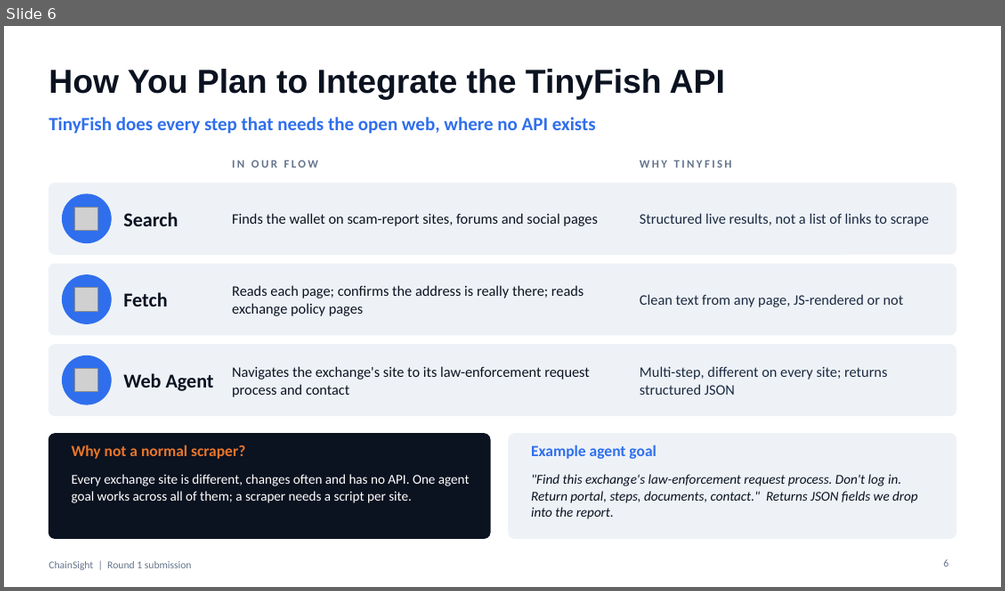
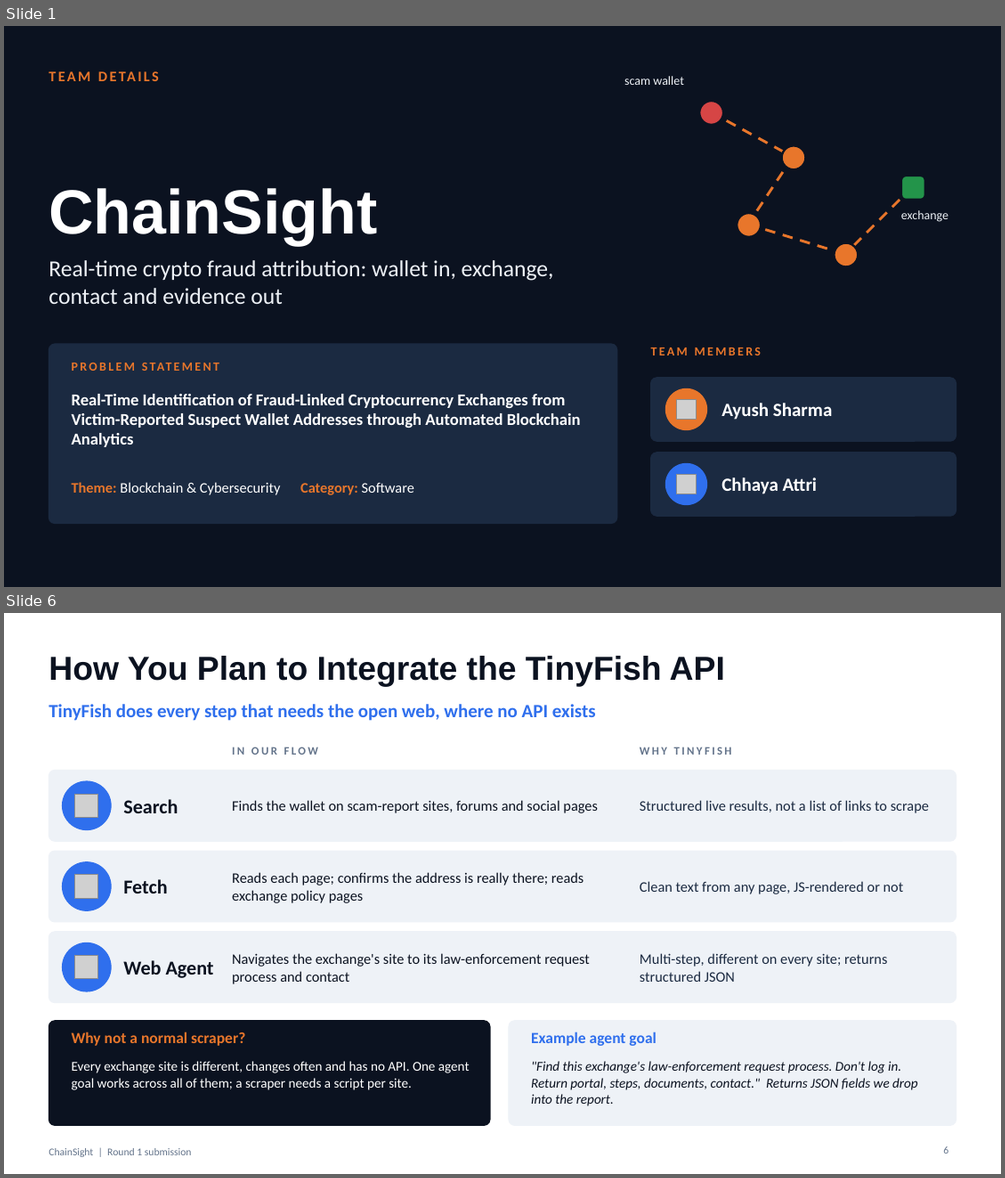
Before and after one commit to sharmaayush2506/ChainSight, a slide deck: docs/pitch/ChainSight_Round1_9slides.pptx. Shown one above the other, each under a label of ours: slide 6 before the commit, slides 1 and 6 after it; the slides between them are not shown. The pictures are 1005x591 and 1005x1178 pixels, drawn with LibreOffice and Linux fonts; fonts in the diff are those of the drawing; grey boxes stand for pictures. Boxes give left, top, right and bottom in pixels: in the first picture for what was removed or moved away, otherwise in the second. Text is boxed around its words. In the diff, an @@ line names an element or a change of style, - is before the commit and + after.

```diff
--- a/docs/pitch/ChainSight_Round1_9slides.pptx
+++ b/docs/pitch/ChainSight_Round1_9slides.pptx
@@ slide 1 added at (x1=4, y1=26, x2=1001, y2=587), background #0B1220 @@
@@ text added at (x1=48, y1=67, x2=348, y2=94), 14 pt, text #E8762B, bold @@
+TEAM DETAILS
@@ text added at (x1=624, y1=76, x2=684, y2=85), 12 pt, text #EEF2F7 @@
+scam wallet
@@ ellipse added at (x1=699, y1=101, x2=723, y2=125), fill #D64545, outline #0B1220 2 pt @@
@@ line added from (711, 112) to (793, 157), #E8762B 2.5 pt dashed @@
@@ line added from (793, 157) to (748, 224), #E8762B 2.5 pt dashed @@
@@ ellipse added at (x1=782, y1=145, x2=806, y2=169), fill #E8762B, outline #0B1220 2 pt @@
@@ rounded rectangle added at (x1=901, y1=176, x2=925, y2=200), fill #23944A, outline #0B1220 2 pt @@
@@ title added at (x1=48, y1=188, x2=377, y2=245), 60 pt, text #FFFFFF, bold @@
+ChainSight
@@ line added from (913, 187) to (845, 254), #E8762B 2.5 pt dashed @@
@@ text added at (x1=901, y1=210, x2=948, y2=222), 12 pt, text #EEF2F7 @@
+exchange
@@ ellipse added at (x1=736, y1=213, x2=760, y2=237), fill #E8762B, outline #0B1220 2 pt @@
@@ line added from (748, 224) to (845, 254), #E8762B 2.5 pt dashed @@
@@ text added at (x1=48, y1=260, x2=554, y2=304), 22 pt, text #EEF2F7 @@
+Real-time crypto fraud attribution: wallet in, exchange, contact and evidence out
@@ ellipse added at (x1=834, y1=243, x2=858, y2=267), fill #E8762B, outline #0B1220 2 pt @@
@@ rounded rectangle added at (x1=48, y1=344, x2=617, y2=524), fill #1B2A41, outline #1B2A41 1 pt @@
@@ text added at (x1=72, y1=359, x2=445, y2=381), 12 pt, text #E8762B, bold @@
+PROBLEM STATEMENT
@@ text added at (x1=651, y1=347, x2=760, y2=355), 12 pt, text #E8762B, bold @@
+TEAM MEMBERS
@@ text added at (x1=72, y1=394, x2=581, y2=447), 16 pt, text #FFFFFF, bold @@
+Real-Time Identification of Fraud-Linked Cryptocurrency Exchanges from Victim-Reported Suspect Wallet Addresses through Automated Blockchain Analytics
@@ rounded rectangle added at (x1=651, y1=378, x2=956, y2=441), fill #1B2A41, outline #1B2A41 1 pt @@
@@ ellipse added at (x1=666, y1=389, x2=707, y2=430), fill #E8762B, outline #E8762B 1 pt @@
@@ picture added at (x1=676, y1=399, x2=696, y2=418) @@
@@ text added at (x1=721, y1=402, x2=832, y2=419), 18 pt, text #FFFFFF, bold @@
+Ayush Sharma
@@ rounded rectangle added at (x1=651, y1=452, x2=956, y2=516), fill #1B2A41, outline #1B2A41 1 pt @@
@@ ellipse added at (x1=666, y1=464, x2=707, y2=505), fill #2F6FED, outline #2F6FED 1 pt @@
@@ picture added at (x1=676, y1=474, x2=696, y2=493) @@
@@ text added at (x1=721, y1=477, x2=817, y2=494), 18 pt, text #FFFFFF, bold @@
+Chhaya Attri
@@ text added at (x1=72, y1=482, x2=414, y2=495), 14 pt, text #FFFFFF @@
+Theme: Blockchain & Cybersecurity Category: Software
```
Also in this commit, not shown: 5 slides changed, 1 other slide added, 2 slides removed, 1 other file.
